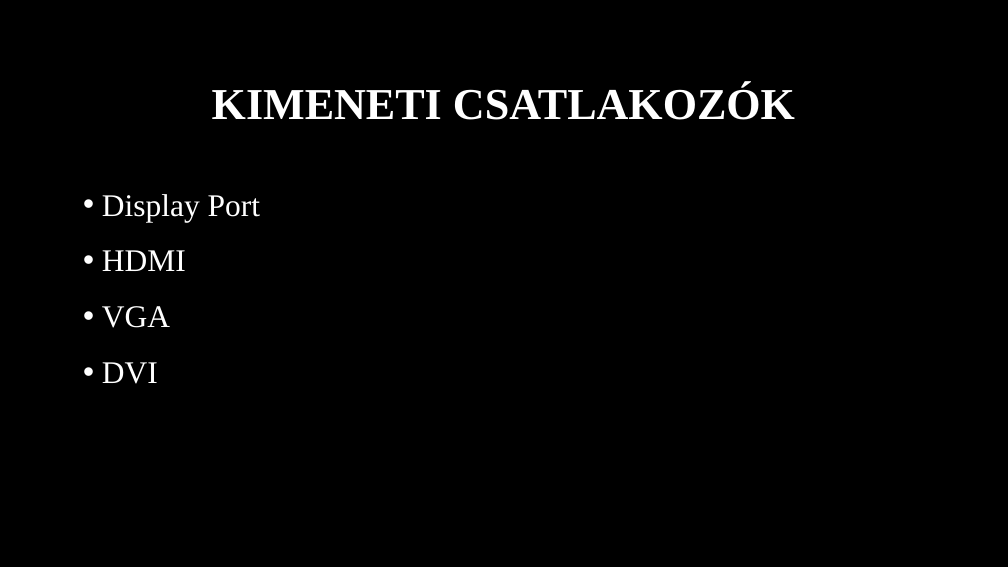
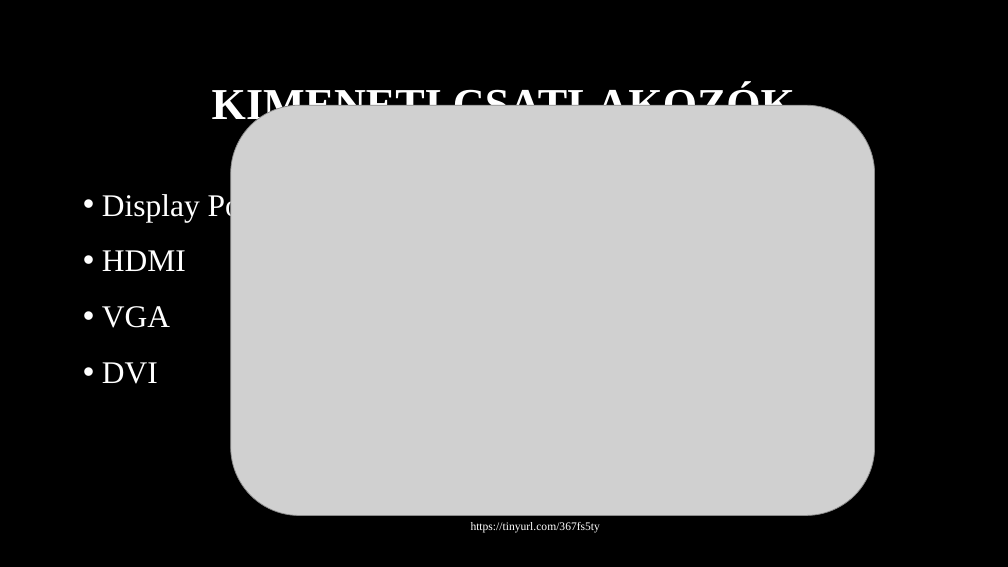
Before and after one commit to MszrsRicsi/Paprika, a slide deck: slide 6 of Videokartyak.pptx (slide 7 before the commit). Drawn at 1008x567 pixels with LibreOffice and Linux fonts; fonts in the diff are those of the drawing; grey boxes stand for pictures; background and template pictures are left out. Boxes give left, top, right and bottom in pixels: in the first picture for what was removed or moved away, otherwise in the second. Text is boxed around its words. In the diff, an @@ line names an element or a change of style, - is before the commit and + after.

```diff
--- a/Videokartyak.pptx
+++ b/Videokartyak.pptx
@@ picture added at (231,105,875,516) @@
@@ text added at (471,522,600,533), 11 pt, text #FFFFFF @@
+https://tinyurl.com/367fs5ty
```
Also in this commit, not shown: 6 other slides changed, 1 slide added, 1 slide removed.
